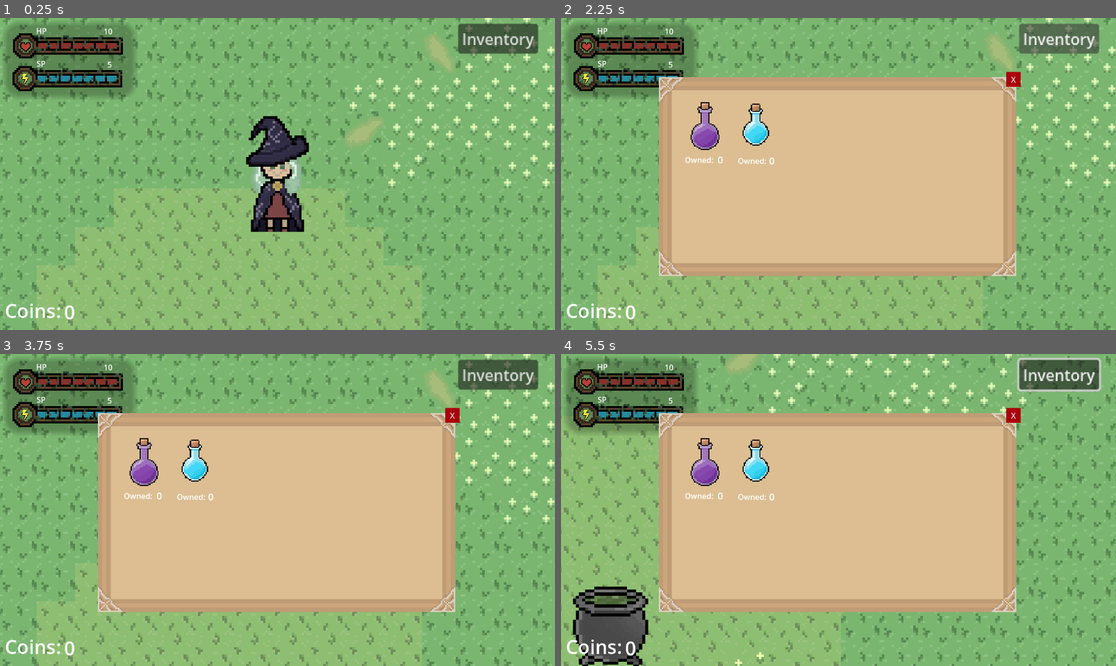
Above: before the commit, frames 1-4 (two rows, left to right).
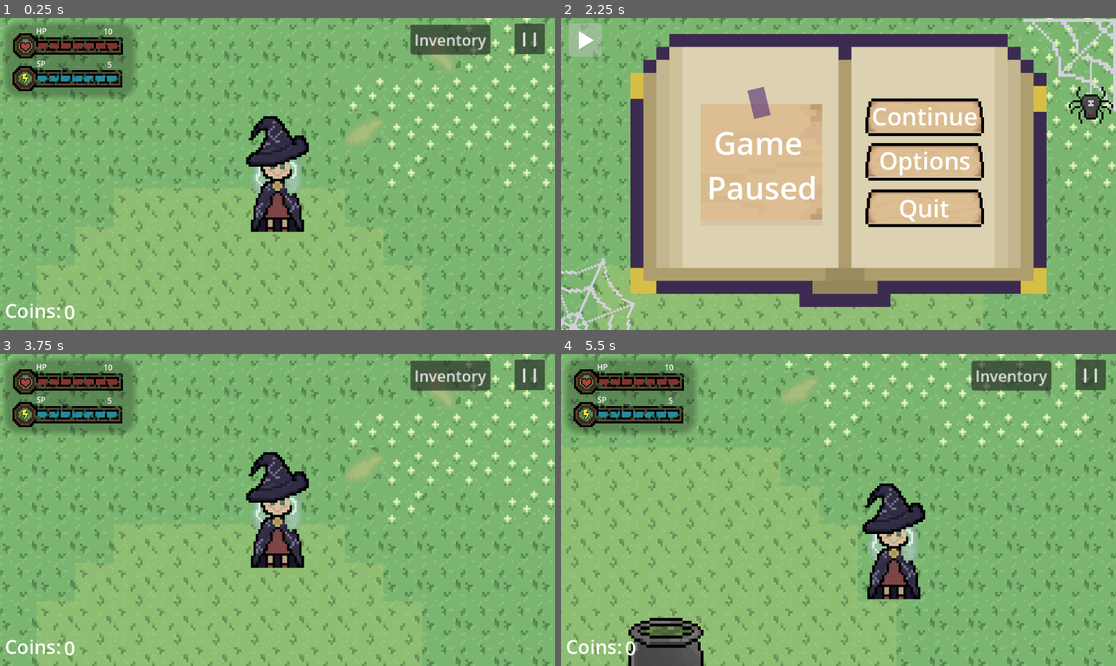
Above: after the commit, the same moments.

Repository: knguyen3-skl/github_tut
Game: Godot game, scene res://scenes/level.tscn
The game is run twice, just before and just after one commit, with the same random seed, the same clock (stepped at 60 frames per second) and the same inputs.
Inputs (mouse positions are in pixels of both pictures, inside the frame that each line leads up to):
- Up to frame 1 (0.25 s): no input
- Up to frame 2 (2.25 s): click "Inventory" at 0.5 s; click "X" at 1.25 s; click (1088, 39) at 2 s, where only the run after the commit has a clickable "I I"
- Up to frame 3 (3.75 s): click (366, 494) at 2.77 s; click (366, 450) at 3.52 s
- Up to frame 4 (5.5 s): tap Enter at 4.25 s; hold Right (ui_right) 4.28-5.03 s; hold E 4.28-5.03 s; hold Down (ui_down) from 5.03 s (still down); tap E at 5.1 s

The runs differ from the first frame. In frame 1, 1.7% of the frame differs, in the area x 73-99%, y 1-12%; in frame 2, 54%; in frame 3, 43%; in frame 4, 56%, in the area x 0-100%, y 0-100%.

Commit message:
pause + cauldron bug

Diff:
--- a/witchery/scenes/level.tscn
+++ b/witchery/scenes/level.tscn
@@ -10,6 +10,7 @@
 [ext_resource type="Texture2D" uid="uid://blq3vehgl7m87" path="res://assets/energy_tech.png" id="6_t1rx8"]
 [ext_resource type="Texture2D" uid="uid://ryjhr7md15fx" path="res://assets/heart_tech.png" id="7_8iemx"]
 [ext_resource type="PackedScene" uid="uid://jx154qlqg5uh" path="res://scenes/inventory.tscn" id="7_klq6b"]
+[ext_resource type="PackedScene" uid="uid://d1qryld5yii4n" path="res://scenes/pause.tscn" id="11_8iemx"]
 [ext_resource type="Texture2D" uid="uid://brtr5suid7hej" path="res://assets/bright_grass_tech.png" id="11_t1rx8"]
 
 [sub_resource type="TileSetAtlasSource" id="TileSetAtlasSource_mx8sn"]
@@ -54,7 +55,7 @@
 [sub_resource type="StyleBoxFlat" id="StyleBoxFlat_t1rx8"]
 bg_color = Color(0.19607843, 0.7254902, 0.83137256, 1)
 
-[node name="Node2D" type="Node2D" unique_id=480188596 node_paths=PackedStringArray("money", "player", "player_health", "player_special", "health", "special")]
+[node name="Node2D" type="Node2D" unique_id=480188596 node_paths=PackedStringArray("money", "player", "player_health", "player_special", "health", "special", "hp_bar", "sp_bar", "heart", "energy", "inventory", "coins", "pause", "stats", "hp", "sp")]
 script = ExtResource("1_mx8sn")
 money = NodePath("CanvasLayer/Label2")
 player = NodePath("CharacterBody2D")
@@ -62,6 +63,16 @@
 player_special = NodePath("CanvasLayer/ProgressBar2")
 health = NodePath("CanvasLayer/Label5")
 special = NodePath("CanvasLayer/Label6")
+hp_bar = NodePath("CanvasLayer/hp_bar")
+sp_bar = NodePath("CanvasLayer/sp_bar")
+heart = NodePath("CanvasLayer/HeartTech")
+energy = NodePath("CanvasLayer/EnergyTech")
+inventory = NodePath("CanvasLayer/Button")
+coins = NodePath("CanvasLayer/Label")
+pause = NodePath("CanvasLayer/Button2")
+stats = NodePath("CanvasLayer/Panel")
+hp = NodePath("CanvasLayer/Label3")
+sp = NodePath("CanvasLayer/Label4")
 
 [node name="TileMapLayer" type="TileMapLayer" parent="." unique_id=194708322]
 tile_map_data = PackedByteArray("AAACAAgAAAAAAAAAAAACAAkAAAABAAAAAAACAAoAAAABAAAAAAACAAsAAAAAAAAAAAACAAwAAAAAAAAAAAACAA …(30992 unchanged characters)…
@@ -214,12 +225,27 @@
 money = NodePath("../Label2")
 
 [node name="Button" type="Button" parent="CanvasLayer" unique_id=172158956]
-offset_left = 951.0
-offset_top = 12.0
-offset_right = 1034.0
-offset_bottom = 43.0
+offset_left = 852.0
+offset_top = 14.0
+offset_right = 935.0
+offset_bottom = 45.0
 scale = Vector2(2, 2)
 text = "Inventory"
+
+[node name="Button2" type="Button" parent="CanvasLayer" unique_id=1958584041]
+offset_left = 1068.0
+offset_top = 12.0
+offset_right = 1131.0
+offset_bottom = 75.0
+theme_override_font_sizes/font_size = 40
+text = "I I"
+
+[node name="ColorRect3" parent="CanvasLayer" unique_id=625441976 node_paths=PackedStringArray("puase") instance=ExtResource("11_8iemx")]
+visible = false
+z_index = 3
+offset_top = 284.0
+offset_bottom = 324.0
+puase = NodePath("../Button2")
 
 [node name="Node2D" parent="." unique_id=1706893009 node_paths=PackedStringArray("brewing", "inventory", "player_health", "player_special", "health", "special") instance=ExtResource("5_ppgk2")]
 position = Vector2(-179, 339)
@@ -240,3 +266,4 @@
 navigation_polygon = SubResource("NavigationPolygon_w7c3h")
 
 [connection signal="pressed" from="CanvasLayer/Button" to="CanvasLayer/ColorRect2" method="_on_inventory_pressed"]
+[connection signal="pressed" from="CanvasLayer/Button2" to="CanvasLayer/ColorRect3" method="_open_pause"]
--- /dev/null
+++ b/witchery/scenes/pause.tscn
@@ -0,0 +1,148 @@
+[gd_scene format=3 uid="uid://d1qryld5yii4n"]
+
+[ext_resource type="Texture2D" uid="uid://2hvddcwoy8s3" path="res://assets/book_tech.png" id="1_aicil"]
+[ext_resource type="Script" uid="uid://6slqddgfr6dx" path="res://scripts/pause.gd" id="1_wen6a"]
+[ext_resource type="Texture2D" uid="uid://dse4l0phdu1og" path="res://assets/web_tech.png" id="2_jn4bt"]
+[ext_resource type="Texture2D" uid="uid://j57c4g7m4san" path="res://assets/spider_tech.png" id="3_r1fnm"]
+[ext_resource type="Texture2D" uid="uid://bndrktykp16q1" path="res://assets/spider_web_tech.png" id="4_wen6a"]
+[ext_resource type="Texture2D" uid="uid://dx5ffu386ai8t" path="res://assets/button_tech.png" id="5_r1fnm"]
+[ext_resource type="Texture2D" uid="uid://dri8or757ah0y" path="res://assets/button_bold_tech.png" id="6_wen6a"]
+
+[sub_resource type="StyleBoxFlat" id="StyleBoxFlat_cml1b"]
+bg_color = Color(0.7666196, 0.76661956, 0.76661944, 0.43137255)
+corner_radius_top_left = 10
+corner_radius_top_right = 10
+corner_radius_bottom_right = 10
+corner_radius_bottom_left = 10
+corner_detail = 20
+
+[node name="ColorRect" type="ColorRect" unique_id=625441976]
+offset_left = 526.0
+offset_top = 283.0
+offset_right = 566.0
+offset_bottom = 323.0
+script = ExtResource("1_wen6a")
+
+[node name="BookTech" type="Sprite2D" parent="." unique_id=231041678]
+position = Vector2(50, 100)
+scale = Vector2(27, 27)
+texture = ExtResource("1_aicil")
+
+[node name="WebTech" type="Sprite2D" parent="." unique_id=1484206869]
+position = Vector2(530, -186)
+scale = Vector2(6, 6)
+texture = ExtResource("2_jn4bt")
+
+[node name="SpiderTech" type="Sprite2D" parent="." unique_id=282963011]
+z_index = 1
+position = Vector2(576, -129)
+scale = Vector2(4, 4)
+texture = ExtResource("3_r1fnm")
+
+[node name="SpiderWebTech" type="Sprite2D" parent="." unique_id=1856327193]
+position = Vector2(-479, 316)
+rotation = 0.4143622
+scale = Vector2(5, 5)
+texture = ExtResource("4_wen6a")
+
+[node name="ButtonTech" type="Sprite2D" parent="." unique_id=1446810160]
+position = Vector2(-110.00001, 21.000008)
+scale = Vector2(12, 12)
+texture = ExtResource("5_r1fnm")
+region_enabled = true
+region_rect = Rect2(55, 6, 21, 21)
+
+[node name="ColorRect" type="ColorRect" parent="." unique_id=1106766072]
+layout_mode = 0
+offset_left = -139.0
+offset_top = -132.99998
+offset_right = -104.0
+offset_bottom = -72.56044
+rotation = -0.23433267
+color = Color(0.2627451, 0.11372549, 0.44313726, 0.54901963)
+
+[node name="Label" type="Label" parent="." unique_id=1367262321]
+layout_mode = 0
+offset_left = -231.0
+offset_top = -70.0
+offset_right = 15.0
+offset_bottom = 125.0
+theme_override_font_sizes/font_size = 65
+text = "Game
+Paused"
+horizontal_alignment = 1
+
+[node name="TextureButton" type="TextureButton" parent="." unique_id=2137745433]
+layout_mode = 0
+offset_left = 84.99997
+offset_top = -156.0
+offset_right = 180.99997
+offset_bottom = -108.0
+scale = Vector2(3, 3)
+texture_normal = ExtResource("6_wen6a")
+
+[node name="TextureButton2" type="TextureButton" parent="." unique_id=674854815]
+layout_mode = 0
+offset_left = 84.99997
+offset_top = -63.0
+offset_right = 180.99997
+offset_bottom = -15.0
+scale = Vector2(3, 3)
+texture_normal = ExtResource("6_wen6a")
+
+[node name="TextureButton3" type="TextureButton" parent="." unique_id=308777977]
+layout_mode = 0
+offset_left = 84.99997
+offset_top = 33.0
+offset_right = 180.99997
+offset_bottom = 81.0
+scale = Vector2(3, 3)
+texture_normal = ExtResource("6_wen6a")
+
+[node name="Label2" type="Label" parent="." unique_id=1952358581]
+layout_mode = 0
+offset_left = 119.0
+offset_top = -115.0
+offset_right = 339.0
+offset_bottom = -46.0
+theme_override_font_sizes/font_size = 50
+text = "Continue"
+
+[node name="Label3" type="Label" parent="." unique_id=1302289854]
+layout_mode = 0
+offset_left = 134.0
+offset_top = -23.0
+offset_right = 325.0
+offset_bottom = 46.0
+theme_override_font_sizes/font_size = 50
+text = "Options"
+
+[node name="Label4" type="Label" parent="." unique_id=1755487779]
+layout_mode = 0
+offset_left = 175.0
+offset_top = 76.0
+offset_right = 280.0
+offset_bottom = 145.0
+theme_override_font_sizes/font_size = 50
+text = "Quit"
+
+[node name="Button" type="Button" parent="." unique_id=629021296]
+layout_mode = 0
+offset_left = -510.0
+offset_top = -273.0
+offset_right = -424.0
+offset_bottom = -186.0
+scale = Vector2(0.8, 0.8)
+theme_override_styles/normal = SubResource("StyleBoxFlat_cml1b")
+
+[node name="Polygon2D" type="Polygon2D" parent="Button" unique_id=770095067]
+position = Vector2(-10, 68)
+rotation = -1.5707964
+scale = Vector2(1.2, 1.2)
+polygon = PackedVector2Array(20, 62.499996, 40, 30, 0, 30)
+uv = PackedVector2Array(50.471344, -0.8537636, 79.851776, 39.613644, 24.971344, 39.613644)
+
+[connection signal="pressed" from="TextureButton" to="." method="_continue"]
+[connection signal="pressed" from="TextureButton2" to="." method="_options"]
+[connection signal="pressed" from="TextureButton3" to="." method="_quit"]
+[connection signal="pressed" from="Button" to="." method="_close"]
--- a/witchery/scripts/Global.gd
+++ b/witchery/scripts/Global.gd
@@ -22,6 +22,7 @@
 var last_player_positon : Vector2
 
 var inventory_status: bool = false
+var pause: bool = false
 
 var inventory = {
 	"purple_potion": 0,
--- a/witchery/scripts/main_level.gd
+++ b/witchery/scripts/main_level.gd
@@ -6,6 +6,16 @@
 @export var player_special: ProgressBar
 @export var health: Label
 @export var special: Label
+@export var hp_bar: Sprite2D
+@export var sp_bar:Sprite2D
+@export var heart:Sprite2D
+@export var energy:Sprite2D
+@export var inventory: Button
+@export var coins: Label
+@export var pause: Button
+@export var stats: Panel
+@export var hp: Label
+@export var sp: Label
 
 # Called when the node enters the scene tree for the first time.
 func _ready() -> void:
@@ -51,6 +61,42 @@
 			enemies.get_child(1).disabled = false
 			enemies.set_physics_process(true)
 
+	if Global.pause == true:
+		inventory.hide()
+		coins.hide()
+		money.hide()
+		player_health.hide()
+		player_special.hide()
+		health.hide()
+		special.hide()
+		hp_bar.hide()
+		sp_bar.hide()
+		heart.hide()
+		energy.hide()
+		hp.hide()
+		sp.hide()
+		stats.hide()
+		pause.hide()
+		player.speed = 0
+
+	else:
+		player.speed = 100
+		inventory.show()
+		coins.show()
+		money.show()
+		player_health.show()
+		player_special.show()
+		health.show()
+		special.show()
+		hp_bar.show()
+		sp_bar.show()
+		heart.show()
+		energy.show()
+		hp.show()
+		sp.show()
+		stats.show()
+		pause.show()
+
 func _respawn_enemy(enemy_id: StringName) -> void:
 	Global.enemy_dict[enemy_id] = "alive"
 	print(Global.enemy_dict)
--- a/witchery/scripts/mr_potato.gd
+++ b/witchery/scripts/mr_potato.gd
@@ -3,7 +3,7 @@
 @export var navigation_agent_2d: NavigationAgent2D
 @export var player: CharacterBody2D
 
-const SPEED = 70
+var speed = 70
 var direction : Vector2
 var stationary : Vector2
 
@@ -15,6 +15,12 @@
 
 func _physics_process(delta: float) -> void:
 
+	if Global.pause == true:
+		velocity = Vector2(0.0, 0.0)
+		speed = 0
+	else:
+		speed = 70
+
 	# the goal of the enemy
 	navigation_agent_2d.target_position = player.global_position
 	# where the enemy goes
@@ -23,13 +29,13 @@
 	if navigation_agent_2d.is_target_reachable() == false:
 		navigation_agent_2d.target_position = stationary
 		direction = global_position.direction_to(navigation_agent_2d.get_next_path_position())
-		velocity = velocity.lerp(direction * SPEED, delta)
+		velocity = velocity.lerp(direction * speed, delta)
 		move_and_slide()
 
 
 	# if the enemy has not reached the player yet
 	elif navigation_agent_2d.is_target_reached() == false:
-		velocity = velocity.lerp(direction * SPEED, delta)
+		velocity = velocity.lerp(direction * speed, delta)
 		move_and_slide()
 
 func _mr_potato_fight(area: Area2D) -> void:
--- /dev/null
+++ b/witchery/scripts/pause.gd
@@ -0,0 +1,36 @@
+extends ColorRect
+
+@export var puase: Button
+
+# Called when the node enters the scene tree for the first time.
+func _ready() -> void:
+	pass # Replace with function body.
+
+
+# Called every frame. 'delta' is the elapsed time since the previous frame.
+func _process(delta: float) -> void:
+	pass
+
+
+func _continue() -> void:
+	hide()
+	Global.pause = false
+
+
+func _options() -> void:
+	pass # Replace with function body.
+
+
+func _quit() -> void:
+	Global.pause = false
+	get_tree().call_deferred("change_scene_to_file", "res://scenes/main_menu.tscn")
+
+
+func _close() -> void:
+	Global.pause = false
+	hide()
+
+
+func _open_pause() -> void:
+	Global.pause = true
+	show()
Binary file added: witchery/assets/book_tech.png
Not shown, added: witchery/assets/book_tech.png.import
Not shown, added: witchery/scripts/pause.gd.uid
